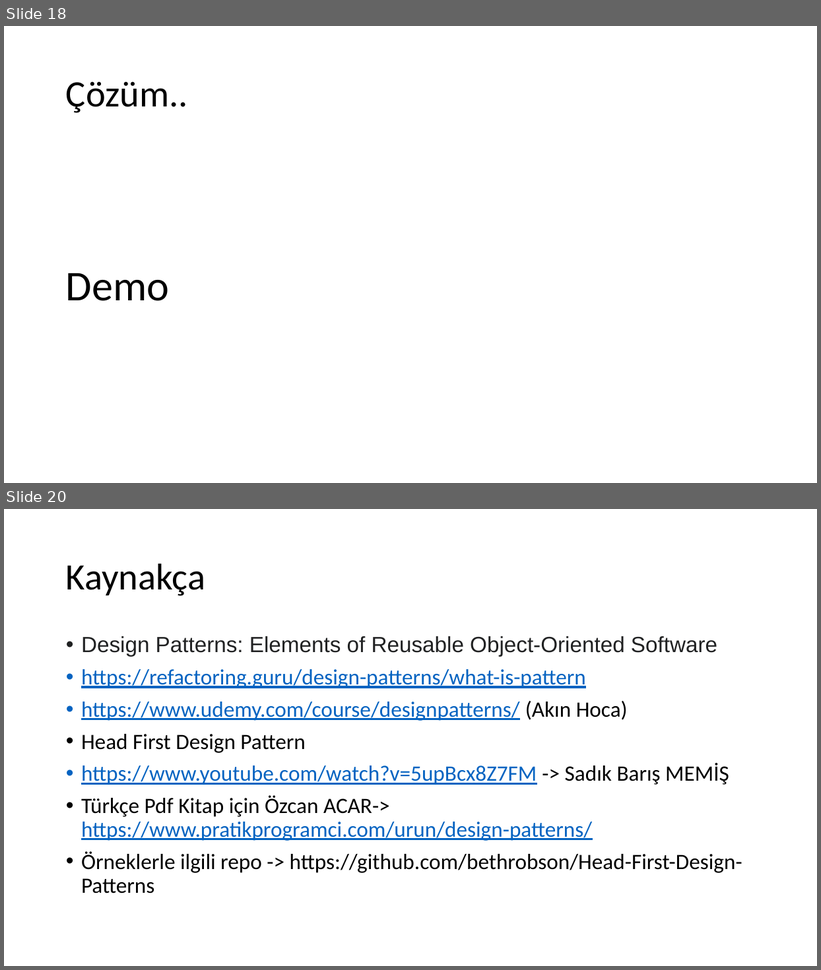
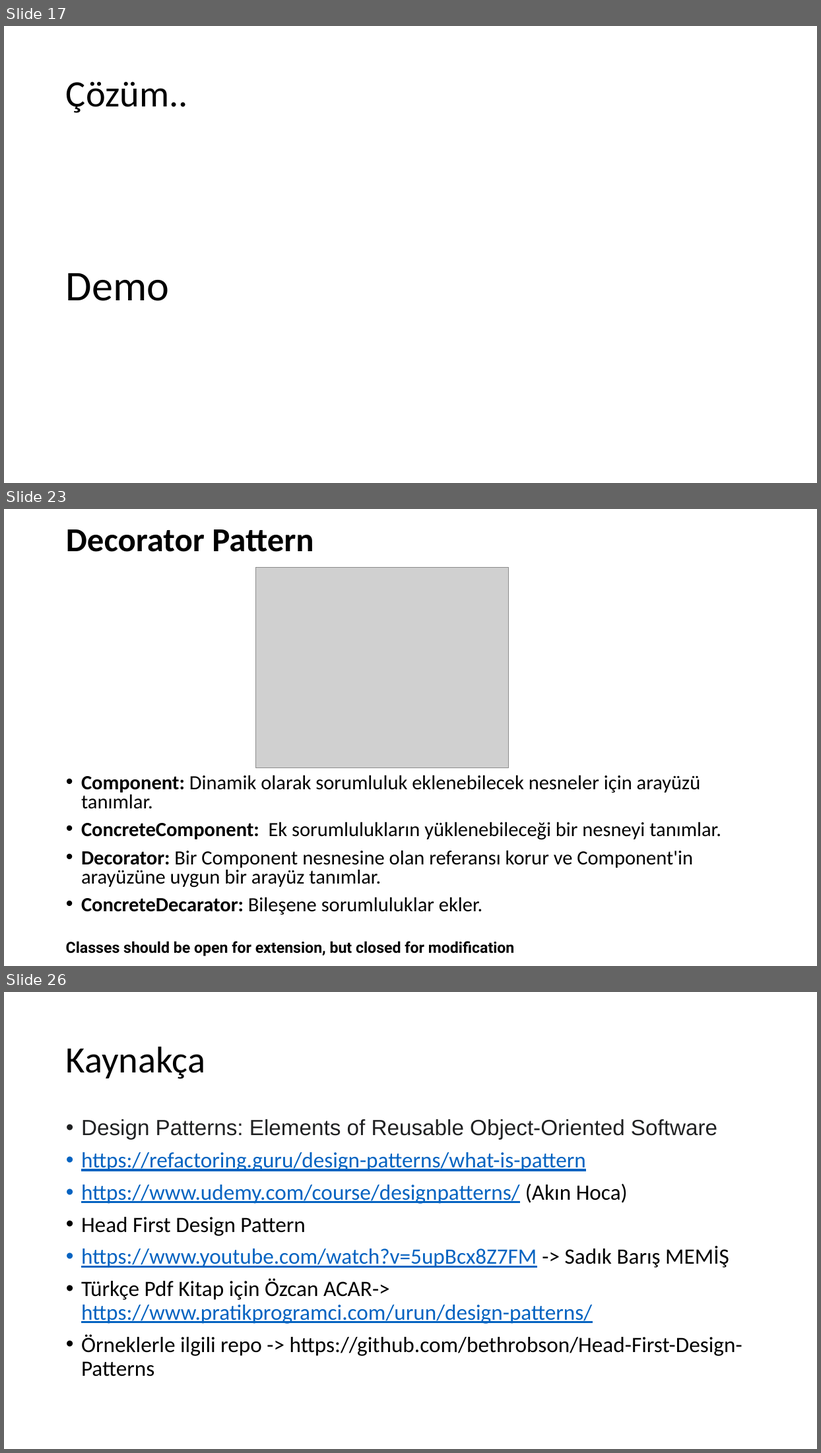
Before and after one commit to umiitkose/DesignPattern-Umiitkose, a slide deck: Tasarımdesenleri.pptx. Shown one above the other, each under a label of ours: slides 18 and 20 before the commit, slides 17, 23 and 26 after it; the slides between them are not shown. The pictures are 821x970 and 821x1453 pixels, drawn with LibreOffice and Linux fonts; fonts in the diff are those of the drawing; grey boxes stand for pictures. Boxes give left, top, right and bottom in pixels: in the first picture for what was removed or moved away, otherwise in the second. Text is boxed around its words. In the diff, an @@ line names an element or a change of style, - is before the commit and + after.

Commit message:
add decorator pattern examples

```diff
--- a/Tasarımdesenleri.pptx
+++ b/Tasarımdesenleri.pptx
@@ slide 23 added at <box>4,509,817,966</box>, background #FFFFFF @@
@@ title added at <box>66,529,314,552</box>, 39.6 pt, text #000000, bold @@
+Decorator Pattern
@@ picture added at <box>256,568,509,768</box> @@
@@ text added at <box>81,775,721,915</box>, 23.8 pt, text #000000 @@
+• Component: Dinamik olarak sorumluluk eklenebilecek nesneler için arayüzü tanımlar.
+• ConcreteComponent: Ek sorumlulukların yüklenebileceği bir nesneyi tanımlar.
+• Decorator: Bir Component nesnesine olan referansı korur ve Component'in arayüzüne uygun bir arayüz tanımlar.
+• ConcreteDecarator: Bileşene sorumluluklar ekler.
@@ text added at <box>66,941,515,956</box>, 18 pt, text #000000, bold @@
+Classes should be open for extension, but closed for modification
@@ what was slide 18 is now slide 17 @@
@@ what was slide 20 is now slide 26 @@
```
Also in this commit, not shown: 2 slides changed, 7 other slides added, 2 slides removed, 32 other files.
